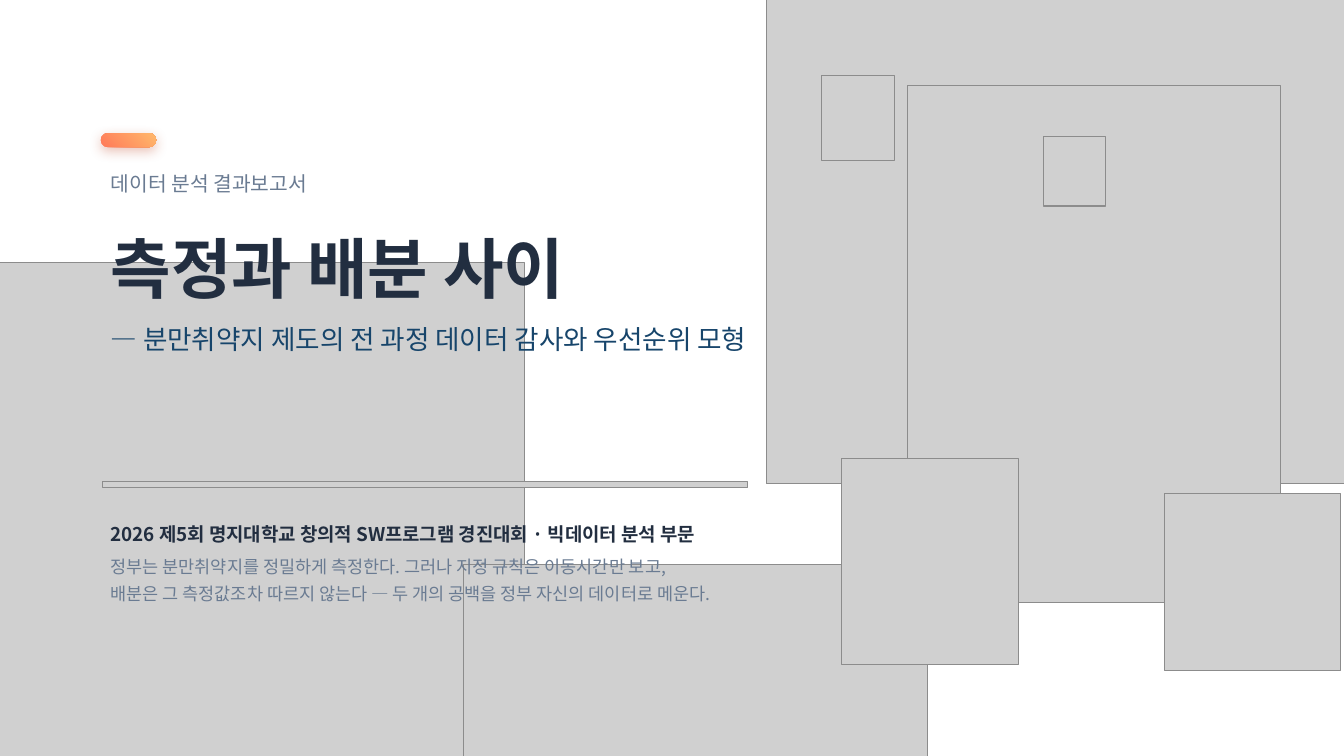
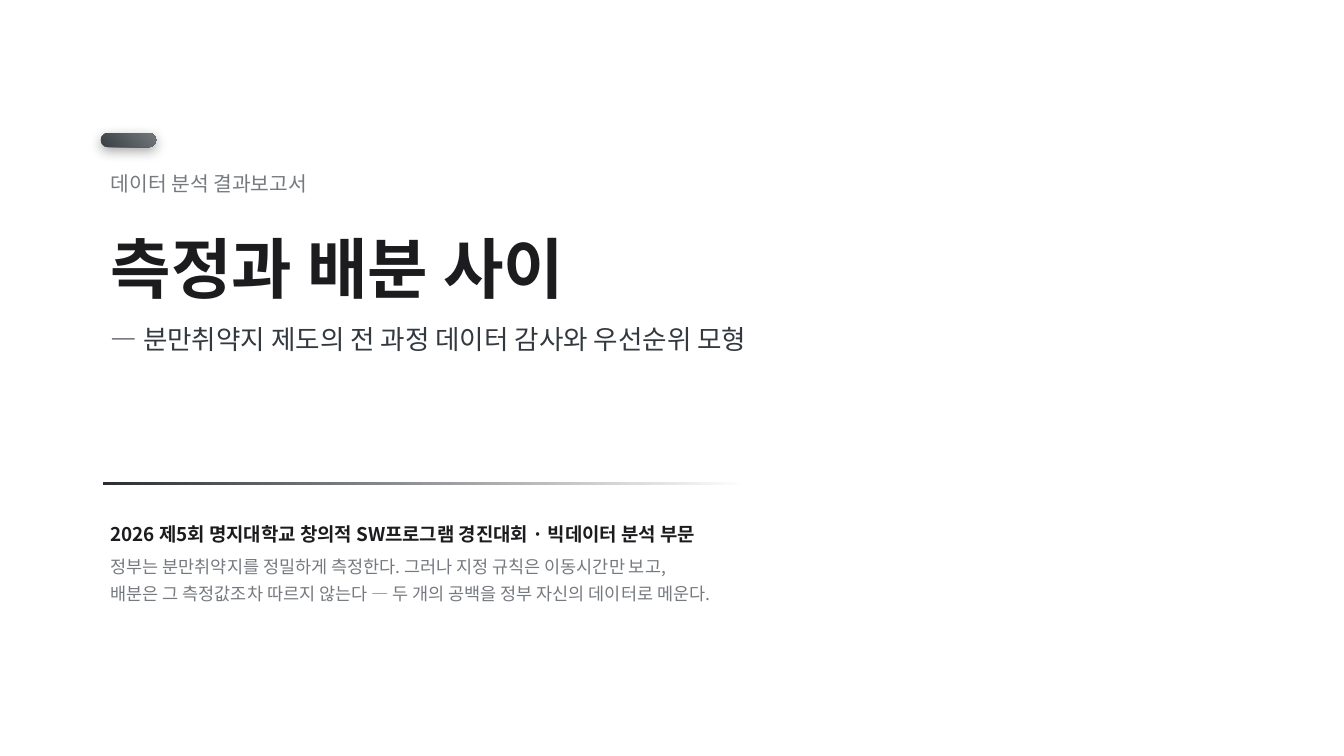
Before and after one commit to karvvan/maternity-care-policy-audit, a slide deck: slide 1 of 04_제출물/데이터분석_결과보고서.pptx. Drawn at 1344x756 pixels with LibreOffice and Linux fonts; fonts in the diff are those of the drawing; grey boxes stand for pictures. Boxes give left, top, right and bottom in pixels: in the first picture for what was removed or moved away, otherwise in the second. Text is boxed around its words. In the diff, an @@ line names an element or a change of style, - is before the commit and + after.

Commit message:
PPT 모노톤 전환 — 유채색·장식 조형물 제거
- ppt_helpers 팔레트를 무채색으로 재정의(v4). 색상(hue)이 아니라
  명도(value) 차이로만 위계를 만든다. 강조도 코랄이 아니라 검정+굵게.
- 표지의 구·고리·블롭·지도 삽화 제거. 오른쪽 절반을 이미지·삽화를
  직접 넣을 여백으로 비워 둔다. 결론 슬라이드 장식도 제거.
- 그림 4종에 FIG_MONO=1 무채색판 추가 → 04_제출물/그림_모노.
  보고서 PDF가 쓰는 04_제출물/그림(컬러)은 그대로 둔다.
- 그림3 셀 숫자 색을 데이터 비율이 아니라 합성된 실제 셀 밝기로 결정.
  컬러판에서도 연한 셀 위 흰 글씨가 안 읽히던 문제가 같이 고쳐진다.
- PPT 생성기 3종을 99_아카이브/생성기_기각 → 03_분석/_문서생성 으로 이동
  (다시 쓰는 도구이므로 '기각' 자리에 두지 않는다).

검증: 두 덱 슬라이드 XML의 유채색 0개(채도>12 없음), 덱 내 이미지는
무채색 그림 4개뿐. 그림 재생성 시 rho=-0.190 / OR=4.82 / p=0.021 일치.

```diff
--- a/04_제출물/데이터분석_결과보고서.pptx
+++ b/04_제출물/데이터분석_결과보고서.pptx
@@ picture removed at [766,0,1344,484] @@
@@ picture removed at [822,76,894,160] @@
@@ picture removed at [907,86,1280,603] @@
@@ rounded rectangle at [101,133,156,147]: fill gradient #FF7A59 to #FFB86B to gradient #3A3F45 to #73787E; shadow changed @@
@@ picture removed at [1044,136,1106,206] @@
@@ text "데이터 분석 결과보고서" at [111,174,747,351]: text colour #6A7B92 to #767A7F in "데이터 분석 결과보고서"; text colour #222E40 to #1C1C1E in "측정과 배분 사이"; text colour #17456B to #33393F in "— 분만취약지 제도의 전 과정 데이터 감사와 ..." @@
@@ picture removed at [0,262,524,756] @@
@@ picture removed at [842,459,1018,664] @@
@@ picture removed at [103,482,748,488] @@
@@ rectangle added at [103,482,748,485], fill gradient #2A2E33 to #FFFFFF @@
@@ picture removed at [1165,494,1341,670] @@
@@ text "2026 제5회 명지대학교 창의적 SW프로그램 ..." at [111,525,710,602]: text colour #222E40 to #1C1C1E in "2026 제5회 명지대학교 창의적 SW프로그램 경진대회 · ..."; text colour #6A7B92 to #767A7F in "정부는 분만취약지를 정밀하게 측정한다. 그러나 지정 규칙은 ...", "배분은 그 측정값조차 따르지 않는다 — 두 ..." @@
@@ picture removed at [464,565,928,756] @@
```
Also in this commit, not shown: 18 other slides changed, 14 other files.
